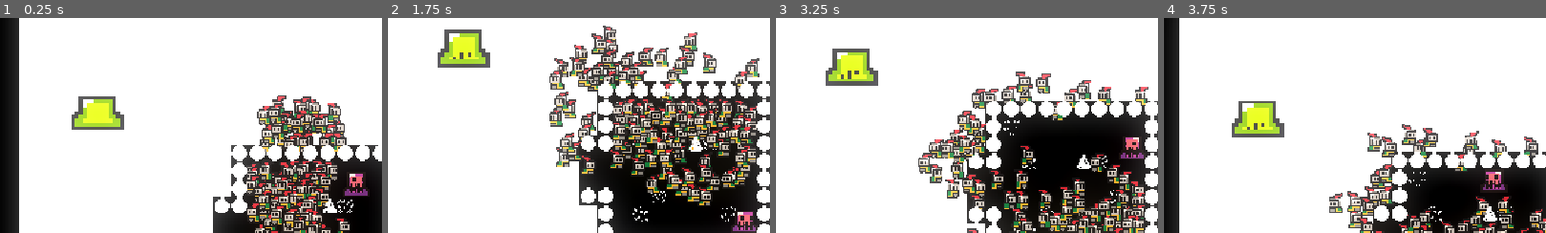
Above: before the commit, frames 1-4 (left to right).
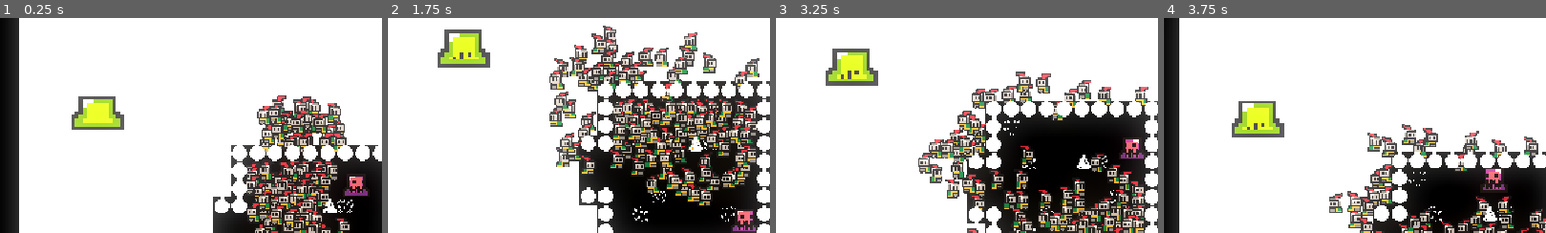
Above: after the commit, the same moments.

Repository: Octaniko/EnemyOfNone
Game: Godot game, scene res://scenes/world.tscn
The game is run twice, just before and just after one commit, with the same random seed, the same clock (stepped at 60 frames per second) and the same inputs.
Inputs:
- Up to frame 1 (0.25 s): no input
- Up to frame 2 (1.75 s): hold Right (ui_right) 0.53-1.28 s; hold Down (ui_down) from 1.28 s (still down)
- Up to frame 3 (3.25 s): release Down (ui_down) at 2.03 s; hold Right (ui_right) 2.03-2.78 s; hold Up (ui_up) from 2.78 s (still down)
- Up to frame 4 (3.75 s): release Up (ui_up) at 3.53 s; hold Left (ui_left) from 3.53 s (still down)
The pictures show only the part of the screen within x 3-53%, y 11-61%; the shares and areas given below are measured in that part.

The runs differ from the first frame. In frame 1, 0.1% of the frame differs, in the area x 91-95%, y 72-80%; in frame 2, 0.1%; in frame 3, 0.1%; in frame 4, 0.1%, in the area x 84-89%, y 70-78%.

Commit message:
feat: Add basic movement gamepad support

Diff:
--- a/entities/enemy/enemy.tscn
+++ b/entities/enemy/enemy.tscn
@@ -107,7 +107,7 @@
 sprite_frames = SubResource("SpriteFrames_dt443")
 animation = &"hurt"
 autoplay = "idle"
-frame_progress = 0.733423
+frame_progress = 0.40537083
 
 [node name="StateMachine" type="Node" parent="." node_paths=PackedStringArray("starting_state")]
 script = ExtResource("3_3fvr7")
--- a/entities/player/player.tscn
+++ b/entities/player/player.tscn
@@ -2,8 +2,6 @@
 
 [ext_resource type="Script" uid="uid://cst5khkg0a01v" path="res://scripts/player.gd" id="1_3vyb7"]
 [ext_resource type="Texture2D" uid="uid://be4jpd7cevwmk" path="res://entities/player/slime_purple.png" id="2_abrql"]
-
-[sub_resource type="CircleShape2D" id="CircleShape2D_e5uuo"]
 
 [sub_resource type="AtlasTexture" id="AtlasTexture_sglur"]
 atlas = ExtResource("2_abrql")
@@ -60,14 +58,11 @@
 "speed": 10.0
 }]
 
+[sub_resource type="CircleShape2D" id="CircleShape2D_e5uuo"]
+
 [node name="Player" type="CharacterBody2D" groups=["player", "targets"]]
 script = ExtResource("1_3vyb7")
 follow_distance = 0.3
-
-[node name="CollisionShape2D" type="CollisionShape2D" parent="."]
-shape = SubResource("CircleShape2D_e5uuo")
-
-[node name="FollowPoint" type="Node2D" parent="."]
 
 [node name="AnimatedSprite2D" type="AnimatedSprite2D" parent="."]
 position = Vector2(0, -10)
@@ -75,4 +70,9 @@
 sprite_frames = SubResource("SpriteFrames_bectd")
 animation = &"idle"
 autoplay = "idle"
-frame_progress = 0.95420086
+frame_progress = 0.16942337
+
+[node name="CollisionShape2D" type="CollisionShape2D" parent="."]
+shape = SubResource("CircleShape2D_e5uuo")
+
+[node name="FollowPoint" type="Node2D" parent="."]
--- a/entities/unit/unit.tscn
+++ b/entities/unit/unit.tscn
@@ -2,9 +2,6 @@
 
 [ext_resource type="Script" uid="uid://1qdt460u3kds" path="res://entities/unit/unit.gd" id="1_o7ajc"]
 [ext_resource type="Texture2D" uid="uid://cqhff6g0xf6rj" path="res://entities/unit/knight.png" id="2_k673f"]
-
-[sub_resource type="CircleShape2D" id="CircleShape2D_nnsk1"]
-radius = 4.472136
 
 [sub_resource type="AtlasTexture" id="AtlasTexture_k673f"]
 atlas = ExtResource("2_k673f")
@@ -159,10 +156,19 @@
 "speed": 10.0
 }]
 
+[sub_resource type="CircleShape2D" id="CircleShape2D_nnsk1"]
+radius = 4.472136
+
 [node name="Unit" type="CharacterBody2D" groups=["targets", "units"]]
 collision_layer = 2
 collision_mask = 2
 script = ExtResource("1_o7ajc")
+
+[node name="AnimatedSprite2D" type="AnimatedSprite2D" parent="."]
+sprite_frames = SubResource("SpriteFrames_8vpj5")
+animation = &"idle"
+autoplay = "idle"
+frame_progress = 0.865879
 
 [node name="CollisionShape2D" type="CollisionShape2D" parent="."]
 shape = SubResource("CircleShape2D_nnsk1")
@@ -178,10 +184,4 @@
 debug_use_custom = true
 debug_path_custom_color = Color(1, 0, 0, 1)
 
-[node name="AnimatedSprite2D" type="AnimatedSprite2D" parent="."]
-sprite_frames = SubResource("SpriteFrames_8vpj5")
-animation = &"idle"
-autoplay = "idle"
-frame_progress = 0.865879
-
 [connection signal="velocity_computed" from="NavigationAgent2D" to="." method="_on_navigation_agent_2d_velocity_computed"]
--- a/project.godot
+++ b/project.godot
@@ -28,6 +28,41 @@
 units="Player-controlled unit."
 targets="Targets for enemies."
 
+[input]
+
+left={
+"deadzone": 0.2,
+"events": [Object(InputEventKey,"resource_local_to_scene":false,"resource_name":"","device":-1,"window_id":0,"alt_pressed":false,"shift_pressed":false,"ctrl_pressed":false,"meta_pressed":false,"pressed":false,"keycode":0,"physical_keycode":65,"key_label":0,"unicode":97,"location":0,"echo":false,"script":null)
+, Object(InputEventKey,"resource_local_to_scene":false,"resource_name":"","device":-1,"window_id":0,"alt_pressed":false,"shift_pressed":false,"ctrl_pressed":false,"meta_pressed":false,"pressed":false,"keycode":0,"physical_keycode":4194319,"key_label":0,"unicode":0,"location":0,"echo":false,"script":null)
+, Object(InputEventJoypadMotion,"resource_local_to_scene":false,"resource_name":"","device":-1,"axis":0,"axis_value":-1.0,"script":null)
+, Object(InputEventJoypadButton,"resource_local_to_scene":false,"resource_name":"","device":-1,"button_index":13,"pressure":0.0,"pressed":true,"script":null)
+]
+}
+right={
+"deadzone": 0.2,
+"events": [Object(InputEventKey,"resource_local_to_scene":false,"resource_name":"","device":-1,"window_id":0,"alt_pressed":false,"shift_pressed":false,"ctrl_pressed":false,"meta_pressed":false,"pressed":false,"keycode":0,"physical_keycode":68,"key_label":0,"unicode":100,"location":0,"echo":false,"script":null)
+, Object(InputEventKey,"resource_local_to_scene":false,"resource_name":"","device":-1,"window_id":0,"alt_pressed":false,"shift_pressed":false,"ctrl_pressed":false,"meta_pressed":false,"pressed":false,"keycode":0,"physical_keycode":4194321,"key_label":0,"unicode":0,"location":0,"echo":false,"script":null)
+, Object(InputEventJoypadMotion,"resource_local_to_scene":false,"resource_name":"","device":-1,"axis":0,"axis_value":1.0,"script":null)
+, Object(InputEventJoypadButton,"resource_local_to_scene":false,"resource_name":"","device":-1,"button_index":14,"pressure":0.0,"pressed":true,"script":null)
+]
+}
+up={
+"deadzone": 0.2,
+"events": [Object(InputEventKey,"resource_local_to_scene":false,"resource_name":"","device":-1,"window_id":0,"alt_pressed":false,"shift_pressed":false,"ctrl_pressed":false,"meta_pressed":false,"pressed":false,"keycode":0,"physical_keycode":87,"key_label":0,"unicode":119,"location":0,"echo":false,"script":null)
+, Object(InputEventKey,"resource_local_to_scene":false,"resource_name":"","device":-1,"window_id":0,"alt_pressed":false,"shift_pressed":false,"ctrl_pressed":false,"meta_pressed":false,"pressed":false,"keycode":0,"physical_keycode":4194320,"key_label":0,"unicode":0,"location":0,"echo":false,"script":null)
+, Object(InputEventJoypadMotion,"resource_local_to_scene":false,"resource_name":"","device":-1,"axis":1,"axis_value":-1.0,"script":null)
+, Object(InputEventJoypadButton,"resource_local_to_scene":false,"resource_name":"","device":-1,"button_index":11,"pressure":0.0,"pressed":true,"script":null)
+]
+}
+down={
+"deadzone": 0.2,
+"events": [Object(InputEventKey,"resource_local_to_scene":false,"resource_name":"","device":-1,"window_id":0,"alt_pressed":false,"shift_pressed":false,"ctrl_pressed":false,"meta_pressed":false,"pressed":false,"keycode":0,"physical_keycode":83,"key_label":0,"unicode":115,"location":0,"echo":false,"script":null)
+, Object(InputEventKey,"resource_local_to_scene":false,"resource_name":"","device":-1,"window_id":0,"alt_pressed":false,"shift_pressed":false,"ctrl_pressed":false,"meta_pressed":false,"pressed":false,"keycode":0,"physical_keycode":4194322,"key_label":0,"unicode":0,"location":0,"echo":false,"script":null)
+, Object(InputEventJoypadMotion,"resource_local_to_scene":false,"resource_name":"","device":-1,"axis":1,"axis_value":1.0,"script":null)
+, Object(InputEventJoypadButton,"resource_local_to_scene":false,"resource_name":"","device":-1,"button_index":12,"pressure":0.0,"pressed":true,"script":null)
+]
+}
+
 [layer_names]
 
 2d_physics/layer_1="Environment"
--- a/scripts/player.gd
+++ b/scripts/player.gd
@@ -9,8 +9,8 @@
 
 func _physics_process(delta):
 	var direction = Vector2.ZERO
-	direction.x = Input.get_action_strength("ui_right") - Input.get_action_strength("ui_left")
-	direction.y = Input.get_action_strength("ui_down") - Input.get_action_strength("ui_up")
+	direction.x = Input.get_action_strength("right") - Input.get_action_strength("left")
+	direction.y = Input.get_action_strength("down") - Input.get_action_strength("up")
 
 	if direction != Vector2.ZERO:
 		direction = direction.normalized() * movement_speed
